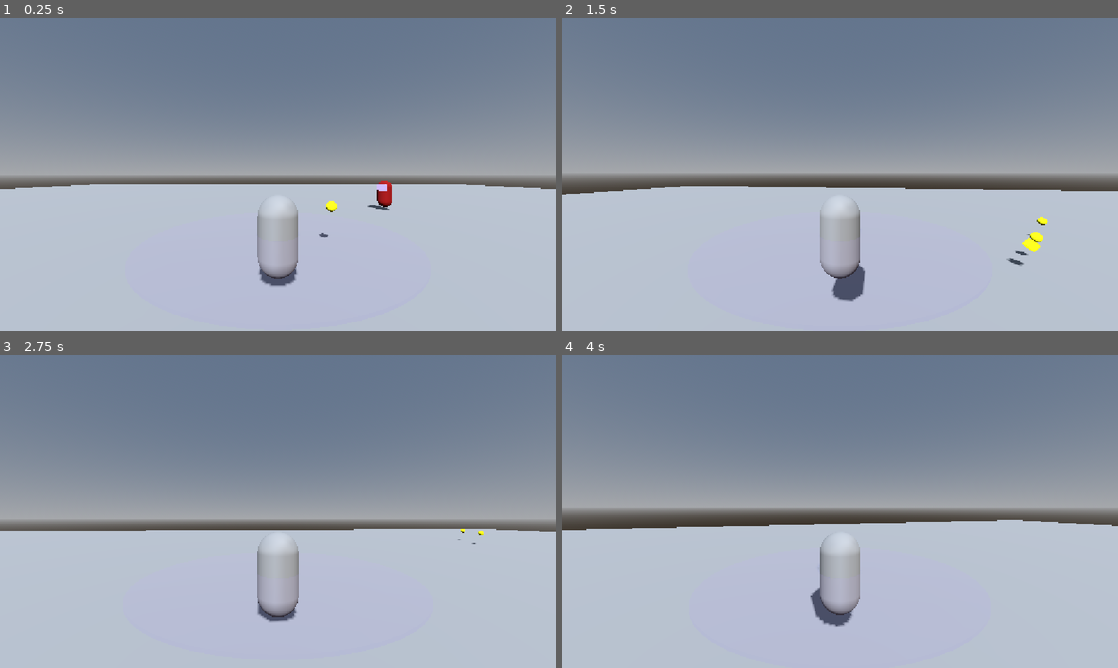
Above: before the commit, frames 1-4 (two rows, left to right).
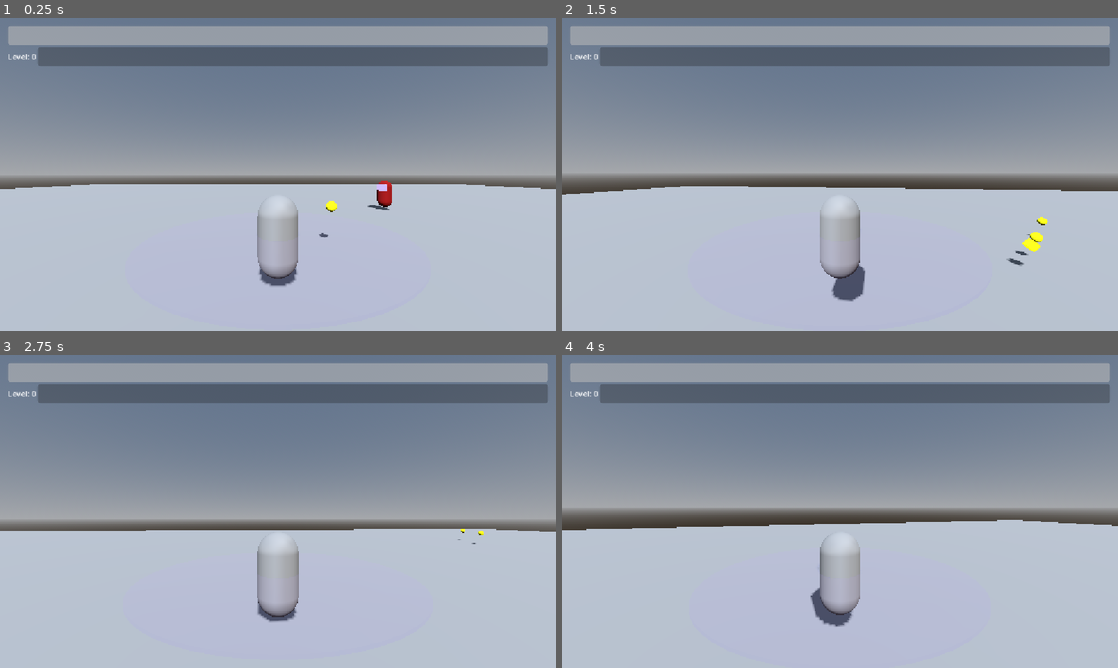
Above: after the commit, the same moments.

Repository: jaimesworks/SecondTryInGameMaking
Game: Godot game, scene res://Scenes/world.tscn
Two runs of this game, one before a commit and one after it. Both use one fixed random seed, a clock stepped at 60 frames per second and the inputs below.
Inputs (mouse positions are in pixels of both pictures, inside the frame that each line leads up to):
- Up to frame 1 (0.25 s): no input
- Up to frame 2 (1.5 s): tap Enter (ui_accept) at 0.5 s; move the mouse to (867, 174) at 0.52 s; hold W (move_forward) from 0.53 s (still down); tap Space (jump) at 0.77 s; move the mouse to (812, 174) at 1.27 s
- Up to frame 3 (2.75 s): keep holding W (move_forward); tap Space (jump) at 1.52 s; move the mouse to (289, 505) at 2.02 s
- Up to frame 4 (4 s): keep holding W (move_forward); move the mouse to (834, 517) at 2.77 s; tap Space (jump) at 3.02, 3.77 s; move the mouse to (878, 514) at 3.52 s

The runs differ from the first frame. In frame 1, 11% of the frame differs, in the area x 1-99%, y 2-16%; in frame 2, 11%; in frame 3, 11%; in frame 4, 11%.

Commit message:
Added HUD with level, xp and health, some english typos corrected

Diff:
--- /dev/null
+++ b/Scenes/hud.tscn
@@ -0,0 +1,34 @@
+[gd_scene format=3 uid="uid://dg5lmj23in0lr"]
+
+[ext_resource type="Script" uid="uid://b5o6fwbs7j23y" path="res://Scripts/CanvasLayers/hud.gd" id="1_e0onf"]
+
+[node name="HUD" type="CanvasLayer" unique_id=859471273]
+script = ExtResource("1_e0onf")
+
+[node name="MarginContainer" type="MarginContainer" parent="." unique_id=101084544]
+anchors_preset = 10
+anchor_right = 1.0
+grow_horizontal = 2
+theme_override_constants/margin_left = 16
+theme_override_constants/margin_top = 16
+theme_override_constants/margin_right = 16
+
+[node name="VBoxContainer" type="VBoxContainer" parent="MarginContainer" unique_id=1763376115]
+layout_mode = 2
+
+[node name="HealthBar" type="ProgressBar" parent="MarginContainer/VBoxContainer" unique_id=1982940835]
+custom_minimum_size = Vector2(0, 40)
+layout_mode = 2
+show_percentage = false
+
+[node name="HBoxContainer" type="HBoxContainer" parent="MarginContainer/VBoxContainer" unique_id=47765142]
+layout_mode = 2
+
+[node name="LevelLabel" type="Label" parent="MarginContainer/VBoxContainer/HBoxContainer" unique_id=1744719221]
+layout_mode = 2
+
+[node name="XpBar" type="ProgressBar" parent="MarginContainer/VBoxContainer/HBoxContainer" unique_id=671754585]
+custom_minimum_size = Vector2(0, 40)
+layout_mode = 2
+size_flags_horizontal = 3
+show_percentage = false
--- a/Scenes/level_up_screen.tscn
+++ b/Scenes/level_up_screen.tscn
@@ -1,6 +1,6 @@
 [gd_scene format=3 uid="uid://dtu87r71ksj1d"]
 
-[ext_resource type="Script" uid="uid://ivdht2r68b1o" path="res://Scripts/level_up_screen.gd" id="1_j82rw"]
+[ext_resource type="Script" uid="uid://ivdht2r68b1o" path="res://Scripts/CanvasLayers/level_up_screen.gd" id="1_j82rw"]
 [ext_resource type="Script" uid="uid://8670v2skp8g8" path="res://Scripts/Modifiers/modifier_data.gd" id="2_1uo7w"]
 [ext_resource type="Resource" uid="uid://dgsota3spare0" path="res://Data/Modifiers/damage_modifier.tres" id="3_whk23"]
 [ext_resource type="Resource" uid="uid://d0mp7rfitxpgd" path="res://Data/Modifiers/attack_speed_modifier.tres" id="4_nwcg3"]
--- a/Scenes/world.tscn
+++ b/Scenes/world.tscn
@@ -11,6 +11,7 @@
 [ext_resource type="Resource" uid="uid://dgsota3spare0" path="res://Data/Modifiers/damage_modifier.tres" id="10_7yui6"]
 [ext_resource type="PackedScene" uid="uid://6h6qm1c8865t" path="res://Scenes/debug/debug_floor.tscn" id="11_7yui6"]
 [ext_resource type="Script" uid="uid://dafyla1rwo77y" path="res://Scripts/enemy_spawner.gd" id="11_ikia7"]
+[ext_resource type="PackedScene" uid="uid://dg5lmj23in0lr" path="res://Scenes/hud.tscn" id="12_7yui6"]
 
 [sub_resource type="ProceduralSkyMaterial" id="ProceduralSkyMaterial_x8tuq"]
 
@@ -45,3 +46,5 @@
 enemy_pool = Array[PackedScene]([ExtResource("2_go701")])
 
 [node name="debug_floor" parent="." unique_id=1864931018 instance=ExtResource("11_7yui6")]
+
+[node name="HUD" parent="." unique_id=859471273 instance=ExtResource("12_7yui6")]
--- /dev/null
+++ b/Scripts/CanvasLayers/hud.gd
@@ -0,0 +1,31 @@
+extends CanvasLayer
+
+@onready var health_bar : ProgressBar = $MarginContainer/VBoxContainer/HealthBar ##reference of the health bar
+@onready var xp_bar : ProgressBar = $MarginContainer/VBoxContainer/HBoxContainer/XpBar ##reference of the xp bar
+@onready var level_label : Label = $MarginContainer/VBoxContainer/HBoxContainer/LevelLabel ##reference of the level label
+@onready var experience_component : ExperienceComponent = get_tree().get_first_node_in_group("player").get_node("ExperienceComponent") ## reference of the player's ExperienceComponent
+@onready var health_component : HealthComponent = get_tree().get_first_node_in_group("player").get_node("HealthComponent")  ## reference of the player's HealthComponent
+
+func _ready() -> void:
+	health_bar.max_value = health_component.max_hp
+	health_bar.value = health_bar.max_value
+	xp_bar.max_value = experience_component.xp_for_next_lvl
+	xp_bar.value = experience_component.current_xp
+	level_label.text = "Level: " + str(experience_component.current_level)
+	experience_component.xp_changed.connect(_xp_bar_changed)
+	experience_component.leveled_up.connect(_level_label_changed)
+	health_component.hp_changed.connect(_health_bar_changed)
+
+
+##Changes the xp bar with the [param new_xp] and the [param new_needed_xp]
+func _xp_bar_changed(new_xp: float, new_needed_xp: float) -> void:
+	xp_bar.max_value = new_needed_xp
+	xp_bar.value = new_xp
+
+##Changes the level label with the [param new_level]
+func _level_label_changed(new_level: int) -> void:
+	level_label.text = "Level: " + str(new_level)
+
+##Changes the hp bar with the [param new_hp]
+func _health_bar_changed(new_hp : float) -> void:
+	health_bar.value = new_hp
--- a/Scripts/Components/ExperienceComponent.gd
+++ b/Scripts/Components/ExperienceComponent.gd
@@ -1,21 +1,24 @@
 extends Node
 class_name ExperienceComponent
 #Stores the level and experience of its parent
-var actual_xp := 0.0 ## The current xp stored
-var actual_level := 0 ## The actual level
+var current_xp := 0.0 ## The current xp stored
+var current_level := 0 ## The current level
 var xp_for_next_lvl := 10.0 ## The xp required for the next level
 
 ## Signal executed when the player levels up
 signal leveled_up(new_level: int)
-
+## Signal executed when the current_xp changes
+signal xp_changed(new_xp: float, new_neded_xp: float)
 ## Adds experience to the player
 func add_experience(amount: float) -> void:
-	actual_xp += amount
-	while actual_xp >= xp_for_next_lvl:
-		actual_xp = actual_xp - xp_for_next_lvl
-		actual_level += 1
+	current_xp += amount
+	xp_changed.emit(current_xp, xp_for_next_lvl)
+	while current_xp >= xp_for_next_lvl:
+		current_xp = current_xp - xp_for_next_lvl
+		current_level += 1
 		xp_for_next_lvl = xp_for_next_lvl*1.20
-		leveled_up.emit(actual_level)
+		xp_changed.emit(current_xp, xp_for_next_lvl)
+		leveled_up.emit(current_level)
 
 func _unhandled_input(event: InputEvent) -> void:
 	if event.is_action_pressed("debug_key"):
--- a/Scripts/Components/HealthComponent.gd
+++ b/Scripts/Components/HealthComponent.gd
@@ -2,6 +2,7 @@
 class_name HealthComponent
 ## Stores the health of the parent, calculates it changes and emits when its 0
 signal died ## Signal emited when the hp is 0
+signal hp_changed(new_hp: float) ## Signal emited when the hp changes
 
 @export var max_hp : float = 100 ## The maximum Hp it can contain
 var current_hp : float ## The current Hp it contains
@@ -14,6 +15,7 @@
 	if current_hp == 0:
 		return
 	current_hp = clamp(current_hp - amount, 0, max_hp)
+	hp_changed.emit(current_hp)
 	print(get_parent().name, " has taken: ", current_hp, " hp")
 	if current_hp == 0:
 		died.emit()
Not shown, added: Scripts/CanvasLayers/hud.gd.uid
Renamed: Scripts/level_up_screen.gd -> Scripts/CanvasLayers/level_up_screen.gd
Renamed: Scripts/level_up_screen.gd.uid -> Scripts/CanvasLayers/level_up_screen.gd.uid
